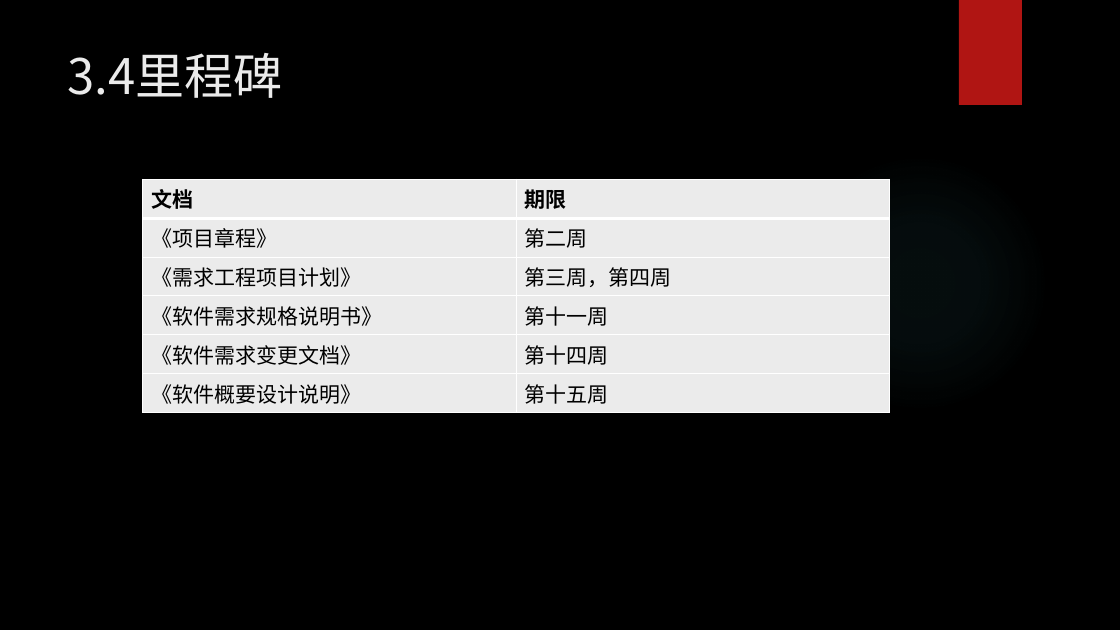
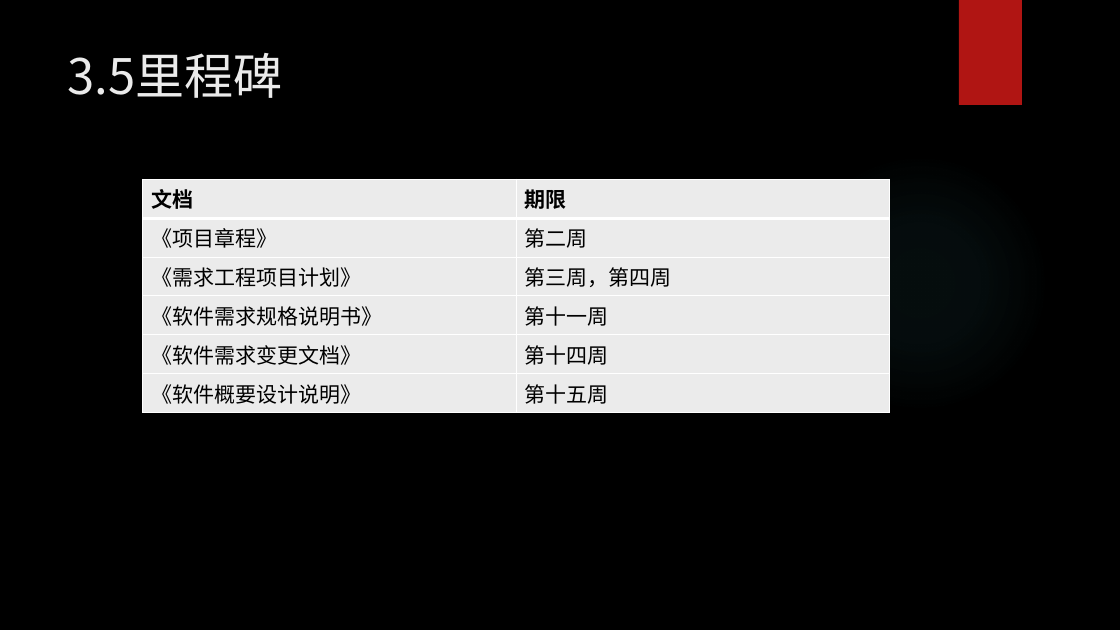
Before and after one commit to woncat/PRD2017, a slide deck: slide 24 of PRD-2017-G25-需求工程计划PPTV0.2.pptx (slide 22 before the commit). Drawn at 1120x630 pixels with LibreOffice and Linux fonts; fonts in the diff are those of the drawing; background and template pictures are left out. Boxes give left, top, right and bottom in pixels: in the first picture for what was removed or moved away, otherwise in the second. Text is boxed around its words. In the diff, an @@ line names an element or a change of style, - is before the commit and + after.

```diff
--- a/PRD-2017-G25-需求工程计划PPTV0.2.pptx
+++ b/PRD-2017-G25-需求工程计划PPTV0.2.pptx
@@ title at [68, 53, 283, 98]: text changed @@
-3.4里程碑
+3.5里程碑
```
Also in this commit, not shown: 6 other slides changed, 2 slides added, 1 slide removed, 2 other files.
